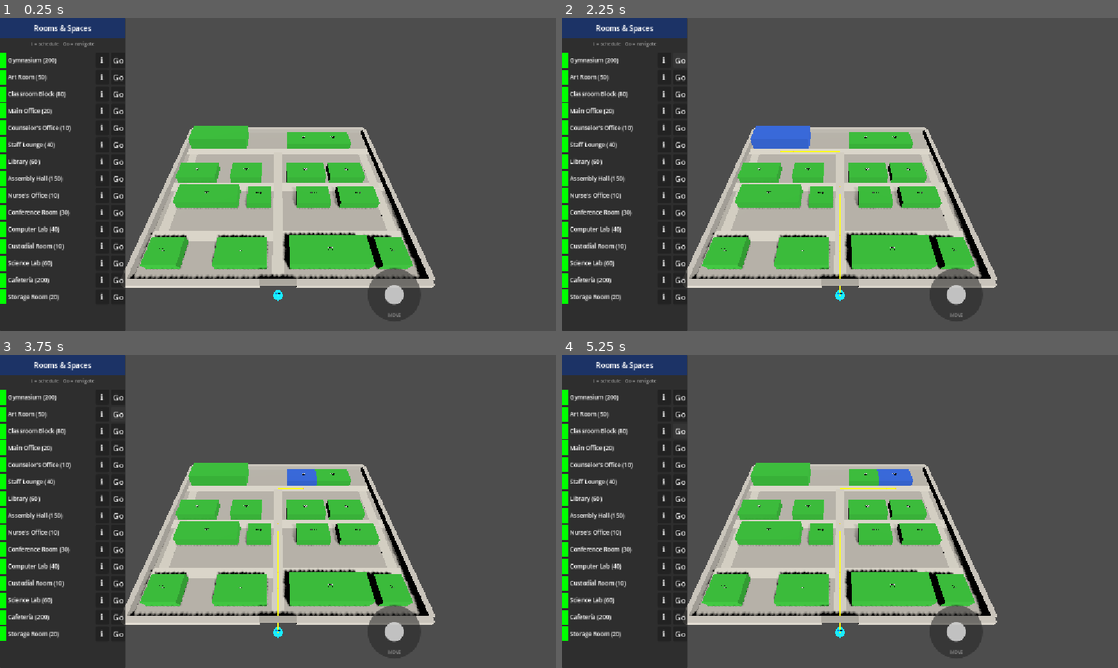
Above: before the commit, frames 1-4 (two rows, left to right).
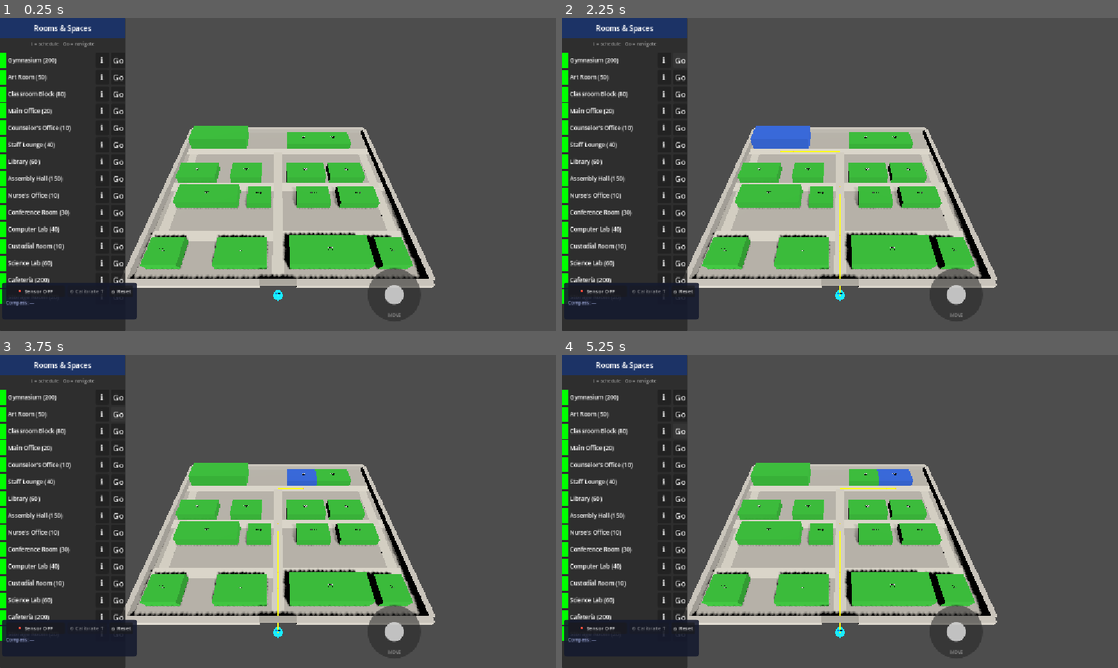
Above: after the commit, the same moments.

Repository: flatbil/bcat_lite
Game: Godot game, scene res://scenes/Main.tscn
The game is run twice, just before and just after one commit, with the same random seed, the same clock (stepped at 60 frames per second) and the same inputs.
Inputs (mouse positions are in pixels of both pictures, inside the frame that each line leads up to):
- Up to frame 1 (0.25 s): no input
- Up to frame 2 (2.25 s): click (595, 290) at 0.5 s, where only the run after the commit has a clickable "📍 Sensor OFF"; click (595, 290) at 1.25 s, where only the run after the commit has a clickable "📍 Sensor ON"; click "Go" at 2 s
- Up to frame 3 (3.75 s): click "Go" at 2.75 s; click "Go" at 3.5 s
- Up to frame 4 (5.25 s): click "Go" at 4.25 s; click "Go" at 5 s

The runs differ from the first frame. In frame 1, 0.6% of the frame differs, in the area x 0-25%, y 84-97%; in frame 2, 0.6%; in frame 3, 0.6%; in frame 4, 0.6%.

Commit message:
Add phone location tracking: dead reckoning + GPS corrections
- sim_location.gd: full rewrite — accelerometer step detection, magnetometer
  compass heading, HTTP poll of /location/building every 5 s; GPS correction
  vector bled in at 3 m/s per frame (no teleporting), max 25 m cap
- player.gd: sensor_mode flag — suppresses WASD when true, joystick always runs
- main.gd: wire SimLocation signals; _on_sim_location_changed drives player.position;
  compass label updated each frame in sensor mode
- ui.gd: location bar (bottom-left panel) with Sensor ON/OFF, Calibrate North,
  Reset buttons and live compass readout; 3 new signals
- Main.tscn: add SimLocation node
- mock_server.py: POST /location/gps, GET /location/building (equirectangular
  lat/lon → building X/Z), POST /location/anchor
- companion.html: new standalone phone browser page — GPS watchPosition, 10 s
  periodic POST, anchor setup, LAN server URL config

Co-Authored-By: Claude Sonnet 4.6 <noreply@anthropic.com>

Diff:
--- a/scenes/Main.tscn
+++ b/scenes/Main.tscn
@@ -7,6 +7,7 @@
 [ext_resource type="PackedScene" uid="uid://bh3vhq7uxpufm" path="res://scenes/UI.tscn" id="5_ui"]
 [ext_resource type="Script" path="res://scripts/camera_controller.gd" id="6_cam"]
 [ext_resource type="Script" path="res://scripts/player.gd" id="7_player"]
+[ext_resource type="Script" path="res://scripts/sim_location.gd" id="8_simloc"]
 
 [node name="Main" type="Node3D"]
 script = ExtResource("1_main")
@@ -36,6 +37,9 @@
 position = Vector3(50, 0, 44)
 script = ExtResource("7_player")
 
+[node name="SimLocation" type="Node" parent="."]
+script = ExtResource("8_simloc")
+
 [node name="CanvasLayer" type="CanvasLayer" parent="."]
 
 [node name="Ui" parent="CanvasLayer" instance=ExtResource("5_ui")]
--- a/scenes/ui.gd
+++ b/scenes/ui.gd
@@ -5,6 +5,9 @@
 signal navigation_cleared
 signal room_info_requested(room_id: String)
 signal joy_input(dir: Vector2)
+signal sensor_mode_toggled(on: bool)
+signal calibrate_north_requested
+signal reset_position_requested
 
 var _room_data:      Array        = []
 var _status_dots:    Dictionary   = {}   # room_id -> ColorRect
@@ -16,6 +19,12 @@
 var _popup_backdrop: ColorRect    = null
 var _popup_room_id:  String       = ""
 
+# ── Location bar state ────────────────────────────────────────────────────────
+var _sensor_btn:  Button = null
+var _calib_btn:   Button = null
+var _compass_lbl: Label  = null
+var _sensor_on:   bool   = false
+
 # ── Joystick state ────────────────────────────────────────────────────────────
 var _joy_panel:  Control = null
 var _joy_thumb:  Control = null
@@ -30,6 +39,7 @@
 	_build_left_panel()
 	_build_nav_panel()
 	_build_joystick()
+	_build_location_bar()
 
 # ── Left panel ────────────────────────────────────────────────────────────────
 
@@ -384,6 +394,77 @@
 	clear_route()
 	navigation_cleared.emit()
 
+# ── Location bar (sensor mode controls) ──────────────────────────────────────
+
+func _build_location_bar() -> void:
+	var panel = PanelContainer.new()
+	panel.name = "LocationBar"
+	# Anchor bottom-left, above the joystick dead-zone
+	panel.anchor_left   = 0.0;  panel.anchor_right  = 0.0
+	panel.anchor_top    = 1.0;  panel.anchor_bottom = 1.0
+	panel.offset_left   = 4;    panel.offset_right  = 284
+	panel.offset_top    = -100; panel.offset_bottom = -24
+	var ps = StyleBoxFlat.new()
+	ps.bg_color = Color(0.08, 0.10, 0.18, 0.88)
+	ps.corner_radius_top_left    = 6
+	ps.corner_radius_top_right   = 6
+	ps.corner_radius_bottom_left = 6
+	ps.corner_radius_bottom_right = 6
+	ps.content_margin_top    = 6.0
+	ps.content_margin_bottom = 6.0
+	ps.content_margin_left   = 8.0
+	ps.content_margin_right  = 8.0
+	panel.add_theme_stylebox_override("panel", ps)
+	add_child(panel)
+
+	var vbox = VBoxContainer.new()
+	vbox.add_theme_constant_override("separation", 4)
+	panel.add_child(vbox)
+
+	# Button row
+	var hbox = HBoxContainer.new()
+	hbox.add_theme_constant_override("separation", 6)
+	vbox.add_child(hbox)
+
+	_sensor_btn = Button.new()
+	_sensor_btn.text = "📍 Sensor OFF"
+	_sensor_btn.size_flags_horizontal = Control.SIZE_EXPAND_FILL
+	_sensor_btn.add_theme_font_size_override("font_size", 11)
+	_sensor_btn.pressed.connect(_on_sensor_btn_pressed)
+	hbox.add_child(_sensor_btn)
+
+	_calib_btn = Button.new()
+	_calib_btn.text = "⊙ Calibrate ↑"
+	_calib_btn.disabled = true
+	_calib_btn.add_theme_font_size_override("font_size", 11)
+	_calib_btn.pressed.connect(func() -> void: calibrate_north_requested.emit())
+	hbox.add_child(_calib_btn)
+
+	var reset_btn = Button.new()
+	reset_btn.text = "⌂ Reset"
+	reset_btn.add_theme_font_size_override("font_size", 11)
+	reset_btn.pressed.connect(func() -> void: reset_position_requested.emit())
+	hbox.add_child(reset_btn)
+
+	# Compass label
+	_compass_lbl = Label.new()
+	_compass_lbl.text = "Compass: —"
+	_compass_lbl.add_theme_font_size_override("font_size", 10)
+	_compass_lbl.add_theme_color_override("font_color", Color(0.65, 0.70, 0.90))
+	vbox.add_child(_compass_lbl)
+
+func _on_sensor_btn_pressed() -> void:
+	_sensor_on = not _sensor_on
+	_sensor_btn.text = "📍 Sensor ON" if _sensor_on else "📍 Sensor OFF"
+	_calib_btn.disabled = not _sensor_on
+	if not _sensor_on:
+		_compass_lbl.text = "Compass: —"
+	sensor_mode_toggled.emit(_sensor_on)
+
+func update_compass(deg: float) -> void:
+	if _compass_lbl:
+		_compass_lbl.text = "Compass: %.1f°" % deg
+
 # ── Virtual joystick ──────────────────────────────────────────────────────────
 
 func _build_joystick() -> void:
--- a/scripts/main.gd
+++ b/scripts/main.gd
@@ -7,11 +7,13 @@
 @onready var path_display: Node3D  = $PathDisplay
 @onready var ui:           Control = $CanvasLayer/Ui
 @onready var player:       Node3D  = $Player
+@onready var sim_loc:      Node    = $SimLocation
 
 # Last rooms payload from backend (includes meetings_today per room)
 var _rooms_data:     Dictionary = {}
 var _current_dest:   String     = ""
 var _last_route_pos: Vector3    = Vector3(1e9, 1e9, 1e9)
+var _sensor_mode:    bool       = false
 
 func _ready() -> void:
 	get_viewport().physics_object_picking = true
@@ -23,10 +25,16 @@
 	ui.room_info_requested.connect(_on_room_info_requested)
 	ui.joy_input.connect(func(d: Vector2) -> void: player.joy_dir = d)
 
+	# Sensor / location bar signals
+	ui.sensor_mode_toggled.connect(_on_sensor_mode_toggled)
+	ui.calibrate_north_requested.connect(_on_calibrate_north)
+	ui.reset_position_requested.connect(_on_reset_position)
+	sim_loc.location_changed.connect(_on_sim_location_changed)
+
 	ui.set_room_data(building.get_room_data())
 	room_manager.fetch_rooms()
 
-func _process(_delta: float) -> void:
+func _process(delta: float) -> void:
 	if _current_dest.is_empty() or not is_instance_valid(player):
 		return
 	if player.position.distance_to(_last_route_pos) > 2.0:
@@ -34,6 +42,10 @@
 		var pts = navigator.route_to_room(player.global_position, _current_dest)
 		_draw_path(pts)
 		ui.show_navigation(_current_dest, pts)
+
+	# Update compass display while sensor mode is active
+	if _sensor_mode:
+		ui.update_compass(sim_loc.get_current_bearing_deg())
 
 func _on_rooms_updated(data: Dictionary) -> void:
 	_rooms_data = data
@@ -109,3 +121,23 @@
 	for child in path_display.get_children():
 		child.queue_free()
 	building.clear_selection()
+
+# ── Sensor / location callbacks ────────────────────────────────────────────────
+
+func _on_sim_location_changed(pos: Vector3) -> void:
+	player.position = pos
+
+func _on_sensor_mode_toggled(on: bool) -> void:
+	_sensor_mode        = on
+	player.sensor_mode  = on
+	sim_loc.enable(on)
+	if on:
+		sim_loc.set_start_position(player.position)
+
+func _on_calibrate_north() -> void:
+	sim_loc.calibrate_north()
+
+func _on_reset_position() -> void:
+	var entrance := Vector3(50, 0, 44)
+	player.position = entrance
+	sim_loc.set_start_position(entrance)
--- a/scripts/player.gd
+++ b/scripts/player.gd
@@ -2,14 +2,16 @@
 # Represents the operator walking through the building.
 # Keyboard : WASD / arrow keys  (world-axis; matches the top-down camera view)
 # Mobile   : joy_dir set each frame by the UI virtual joystick
+# sensor_mode: when true, WASD is suppressed (sensor drives position via main.gd)
 extends Node3D
 
 signal moved(pos: Vector3)
 
 const SPEED := 15.0  # metres per second (factory is ~160 m wide)
 
-var joy_dir   := Vector2.ZERO   # fed by UI joystick each frame
-var _last_emit := Vector3.ZERO
+var joy_dir     := Vector2.ZERO   # fed by UI joystick each frame
+var sensor_mode := false          # when true, skip WASD input
+var _last_emit  := Vector3.ZERO
 
 func _ready() -> void:
 	_build_visual()
@@ -44,11 +46,12 @@
 func _process(delta: float) -> void:
 	var dir := Vector3.ZERO
 
-	# Keyboard (WASD / arrow keys, world-axis)
-	dir.x += Input.get_axis("ui_left", "ui_right")
-	dir.z += Input.get_axis("ui_up",   "ui_down")
+	# Keyboard (WASD / arrow keys, world-axis) — disabled in sensor mode
+	if not sensor_mode:
+		dir.x += Input.get_axis("ui_left", "ui_right")
+		dir.z += Input.get_axis("ui_up",   "ui_down")
 
-	# Virtual joystick (joy_dir.y is negative when pushed up → move in -Z = north)
+	# Virtual joystick always active (joy_dir.y negative = -Z = north)
 	if joy_dir.length() > 0.05:
 		dir.x += joy_dir.x
 		dir.z += joy_dir.y
--- a/scripts/sim_location.gd
+++ b/scripts/sim_location.gd
@@ -1,8 +1,120 @@
-# sim_location.gd — stub for future GPS / BLE / UWB integration
-extends Node3D
+# sim_location.gd — Dead-reckoning + GPS correction positioning
+# Primary: accelerometer step detection + magnetometer compass heading
+# Corrections: GPS fixes from companion.html via mock_server, blended smoothly
+extends Node
 
-signal location_changed(new_pos: Vector3)
+signal location_changed(pos: Vector3)
 
-# TODO: integrate a real positioning back-end.
-# Options: BLE beacon RSSI trilateration, UWB anchors, indoor GPS, or keep
-# fixed kiosk mode (position hardcoded to building entrance).
+# ── Dead reckoning constants ──────────────────────────────────────────────────
+const STRIDE_M       := 0.70   # metres per detected step
+const STEP_THRESHOLD := 1.2    # low-pass accel magnitude to count as step
+const STEP_DEBOUNCE  := 0.30   # min seconds between steps
+const LPF_ALPHA      := 0.12   # exponential low-pass factor
+
+# ── GPS blending constants ────────────────────────────────────────────────────
+const GPS_POLL_INTERVAL  := 5.0   # seconds between /location/building polls
+const GPS_BLEND_SPEED    := 3.0   # m/s rate at which correction drains
+const GPS_MAX_CORRECTION := 25.0  # max plausible GPS correction (metres)
+
+# Shared with room_manager.gd — change both for Android deployment
+const API_BASE := "http://127.0.0.1:8000"
+
+# ── State ─────────────────────────────────────────────────────────────────────
+var _enabled:        bool    = false
+var _pos:            Vector3 = Vector3(50, 0, 44)   # building entrance default
+var _accel_smooth:   Vector3 = Vector3.ZERO
+var _step_cooldown:  float   = 0.0
+var _north_bearing:  float   = 0.0                  # calibrated compass zero
+var _gps_correction: Vector3 = Vector3.ZERO
+var _gps_timer:      float   = 0.0
+var _http_busy:      bool    = false
+
+var _http: HTTPRequest
+
+# ── Startup ───────────────────────────────────────────────────────────────────
+func _ready() -> void:
+	_http = HTTPRequest.new()
+	add_child(_http)
+	_http.request_completed.connect(_on_gps_response)
+
+# ── Frame update ──────────────────────────────────────────────────────────────
+func _process(delta: float) -> void:
+	if not _enabled:
+		return
+
+	# Step detection via low-pass filtered accelerometer
+	var raw: Vector3 = Input.get_accelerometer()
+	_accel_smooth = _accel_smooth.lerp(raw, LPF_ALPHA)
+	var mag := _accel_smooth.length()
+	_step_cooldown = max(0.0, _step_cooldown - delta)
+	if mag > STEP_THRESHOLD and _step_cooldown <= 0.0:
+		_on_step()
+		_step_cooldown = STEP_DEBOUNCE
+
+	# Bleed GPS correction into position at a constant rate
+	var corr_len := _gps_correction.length()
+	if corr_len > 0.001:
+		var move := min(GPS_BLEND_SPEED * delta, corr_len)
+		var dir   := _gps_correction.normalized()
+		_pos            += dir * move
+		_gps_correction -= dir * move
+
+	# Poll GPS server on timer
+	_gps_timer -= delta
+	if _gps_timer <= 0.0:
+		_gps_timer = GPS_POLL_INTERVAL
+		_poll_gps()
+
+	location_changed.emit(_pos)
+
+# ── Step handler ──────────────────────────────────────────────────────────────
+func _on_step() -> void:
+	var mag_raw: Vector3 = Input.get_magnetometer()
+	var bearing: float   = _get_raw_bearing(mag_raw) - _north_bearing
+	_pos.x += sin(bearing) * STRIDE_M
+	_pos.z -= cos(bearing) * STRIDE_M   # -Z is north in building space
+
+func _get_raw_bearing(m: Vector3) -> float:
+	return atan2(m.x, m.y)
+
+# ── GPS polling ───────────────────────────────────────────────────────────────
+func _poll_gps() -> void:
+	if _http_busy:
+		return
+	_http_busy = true
+	var err := _http.request(API_BASE + "/location/building")
+	if err != OK:
+		_http_busy = false
+
+func _on_gps_response(_result: int, code: int, _headers: PackedStringArray, body: PackedByteArray) -> void:
+	_http_busy = false
+	if code != 200:
+		return
+	var data = JSON.parse_string(body.get_string_from_utf8())
+	if data == null or not data.get("has_fix", false):
+		return
+	var gx := float(data.get("x", _pos.x))
+	var gz := float(data.get("z", _pos.z))
+	var diff := Vector3(gx, 0.0, gz) - _pos
+	if diff.length() > GPS_MAX_CORRECTION:
+		return   # discard wild GPS reading
+	_gps_correction = diff
+
+# ── Public API ────────────────────────────────────────────────────────────────
+func enable(on: bool) -> void:
+	_enabled = on
+	if not on:
+		_gps_correction = Vector3.ZERO
+
+func set_start_position(pos: Vector3) -> void:
+	_pos            = pos
+	_gps_correction = Vector3.ZERO
+
+func calibrate_north() -> void:
+	var m := Input.get_magnetometer()
+	_north_bearing = _get_raw_bearing(m)
+
+func get_current_bearing_deg() -> float:
+	var m := Input.get_magnetometer()
+	var b := _get_raw_bearing(m) - _north_bearing
+	return fmod(rad_to_deg(b) + 360.0, 360.0)
Not shown, added: backend_stub/companion.html
Not shown, changed: backend_stub/mock_server.py
Not shown, changed: docs/devlog.md
